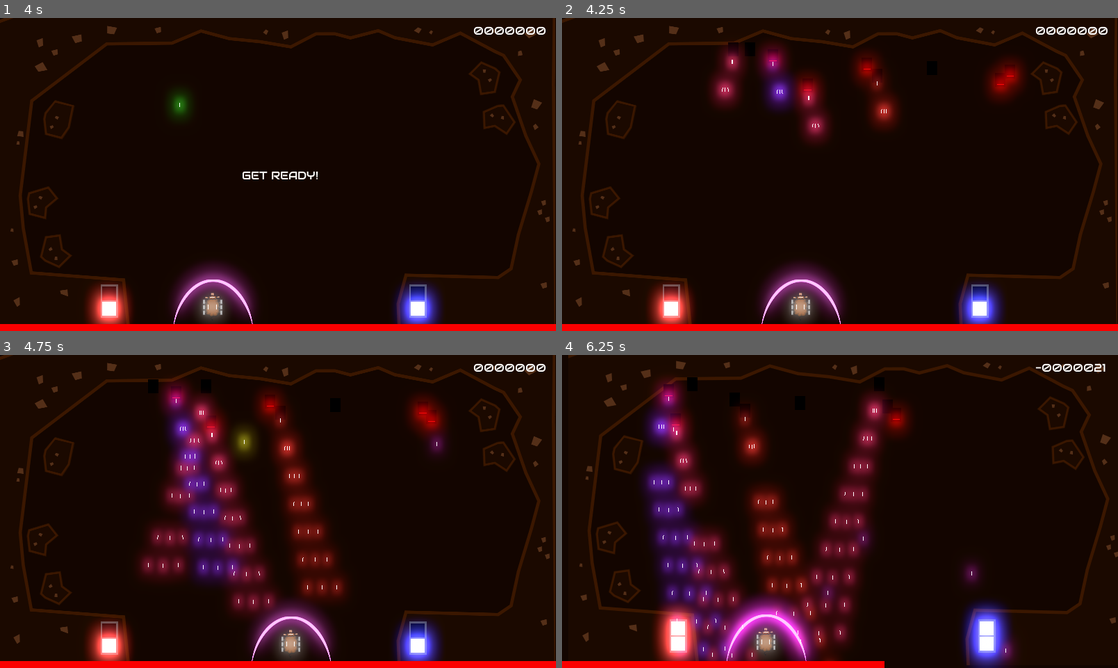
Above: before the commit, frames 1-4 (two rows, left to right).
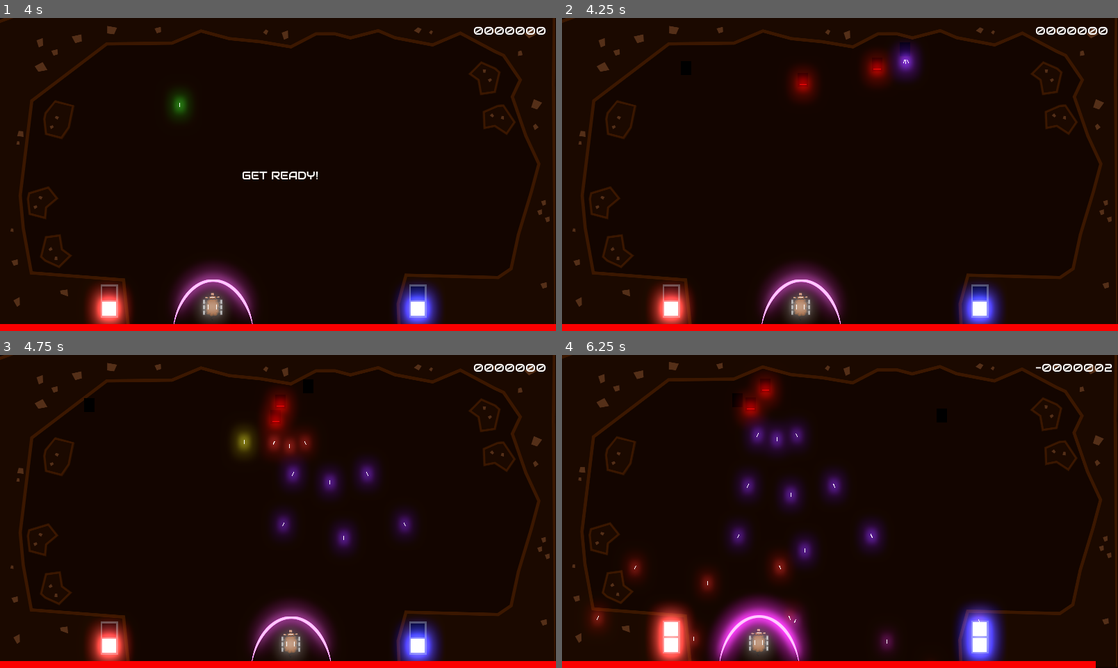
Above: after the commit, the same moments.

Repository: GameDrivenDesign/punk-wolf
Game: Godot game, scene res://scenes/newgame.tscn
The game is run twice, just before and just after one commit, with the same random seed, the same clock (stepped at 60 frames per second) and the same inputs. Sound files missing from this copy of the repository are replaced by a short silence.
Inputs:
- Up to frame 1 (4 s): click "Auto Double Hit" at 0.5 s; click "Use four color-shield" at 1.25 s; tap Enter at 2 s; hold Right (ui_right) 2.03-2.78 s; hold E (shield_blue) 2.03-2.78 s; hold Left (ui_left) 2.78-3.53 s; tap Q (shield_red) at 2.85 s; hold Right (ui_right) from 3.53 s (still down); tap Up (shoot_0) at 3.6 s
- Up to frame 2 (4.25 s): keep holding Right (ui_right)
- Up to frame 3 (4.75 s): keep holding Right (ui_right); tap Down (shoot_1) at 4.35 s
- Up to frame 4 (6.25 s): release Right (ui_right) at 5.03 s; hold E (shield_blue) 5.03-5.78 s; hold Left (ui_left) from 5.03 s (still down); tap Q (shield_red) at 5.85 s

Frame 1 is identical in both runs. In frame 2, 5.3% of the frame differs, in the area x 26-84%, y 7-40%; in frame 3, 16%; in frame 4, 31%, in the area x 0-100%, y 0-100%.

Commit message:
reset stage count

Diff:
--- a/game.gd
+++ b/game.gd
@@ -14,7 +14,7 @@
 const LOOP_DURATION = 2 #s, every loop has the same length
 
 func _ready():
-	stage_count = 4
+	stage_count = 0
 	next_stage()
 	var err = $Sheep.connect("hit", self, "sheep_hit")
 	if (err != OK):
